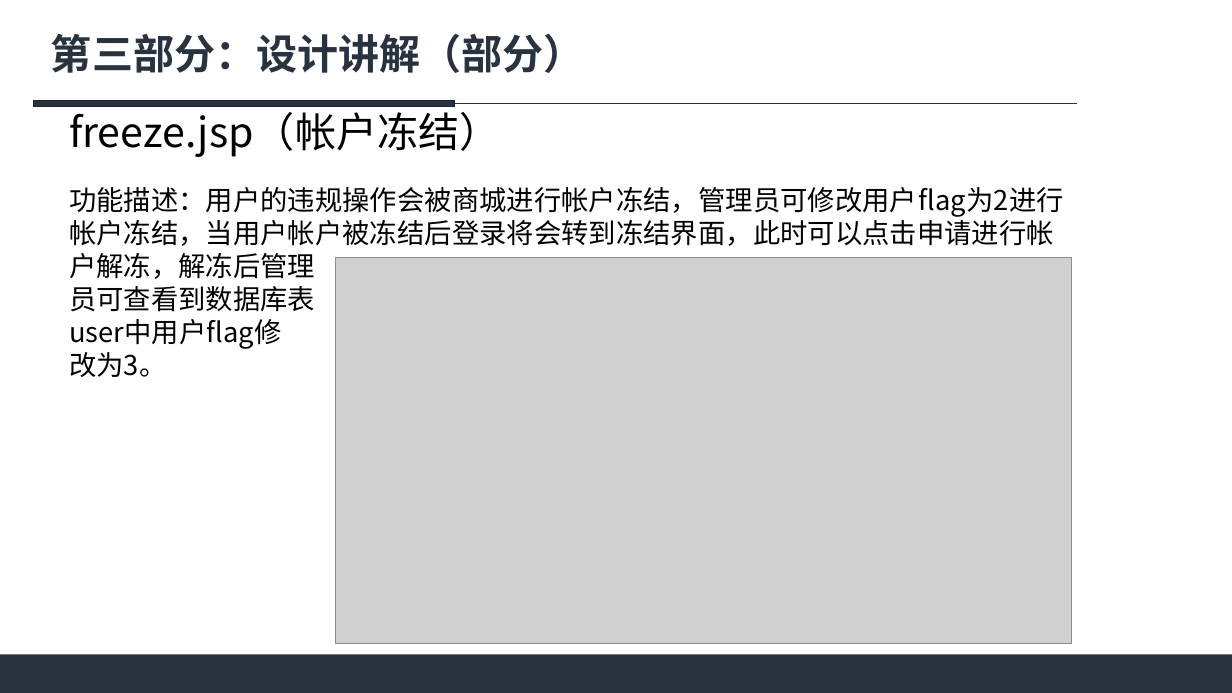
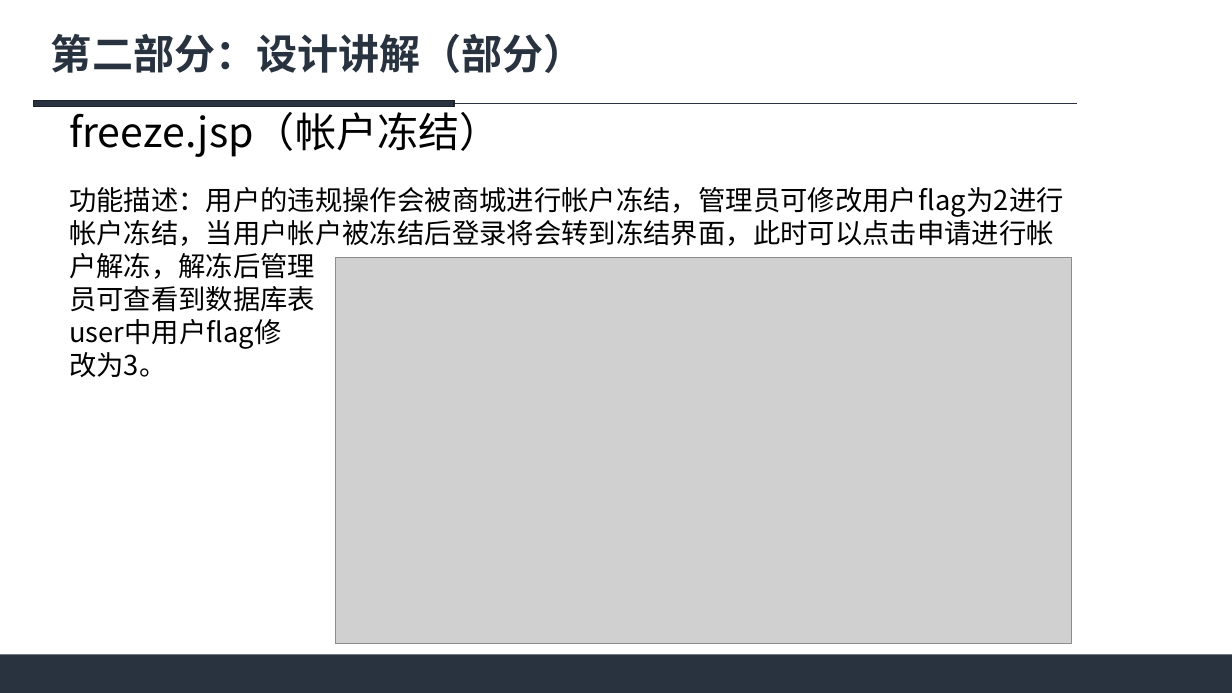
Before and after one commit to zhyu0121/-, a slide deck: slide 11 of 阿里学长线上商城.pptx (slide 13 before the commit). Drawn at 1232x693 pixels with LibreOffice and Linux fonts; fonts in the diff are those of the drawing; grey boxes stand for pictures. Boxes give left, top, right and bottom in pixels: in the first picture for what was removed or moved away, otherwise in the second. Text is boxed around its words. In the diff, an @@ line names an element or a change of style, - is before the commit and + after.

```diff
--- a/阿里学长线上商城.pptx
+++ b/阿里学长线上商城.pptx
@@ text at bbox=[51, 34, 585, 73]: text changed @@
-第三部分：设计讲解（部分）
+第二部分：设计讲解（部分）
```
Also in this commit, not shown: 11 other slides changed, 2 slides removed.
